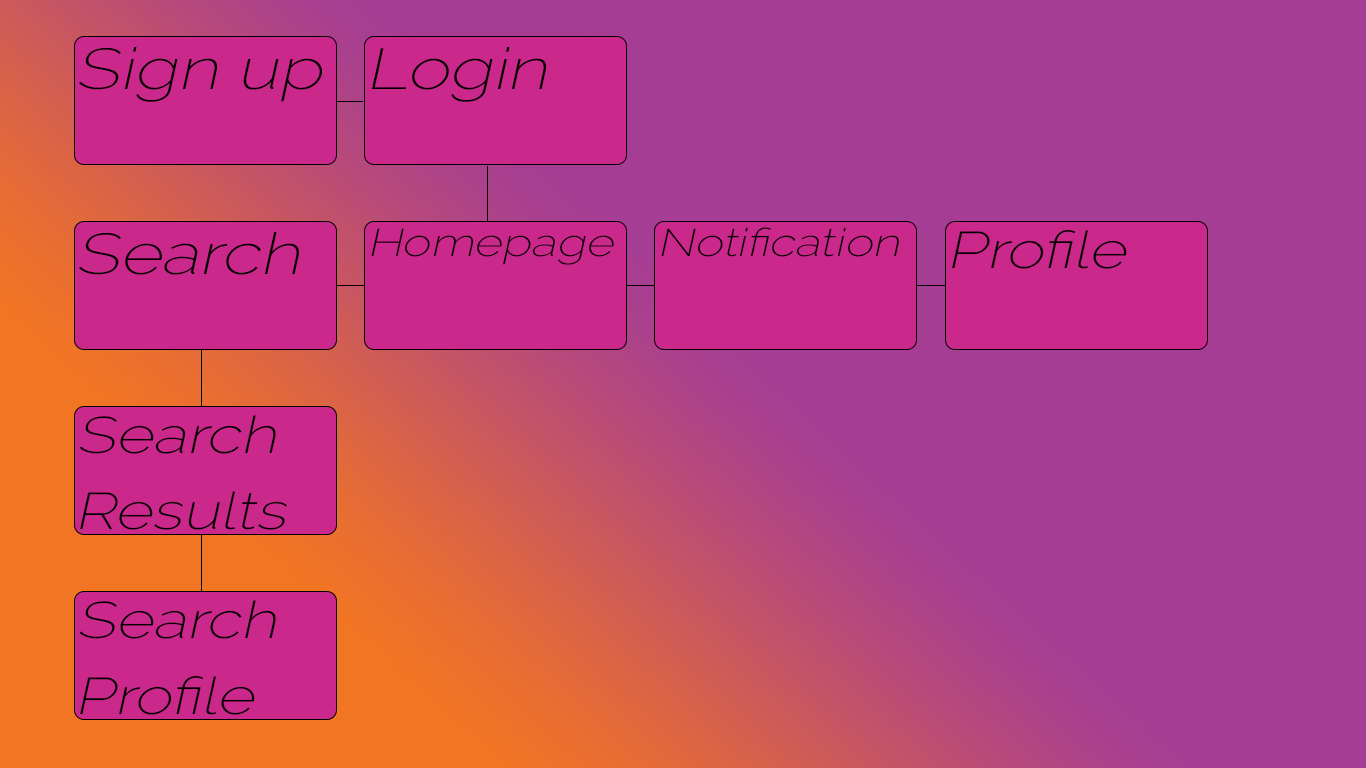
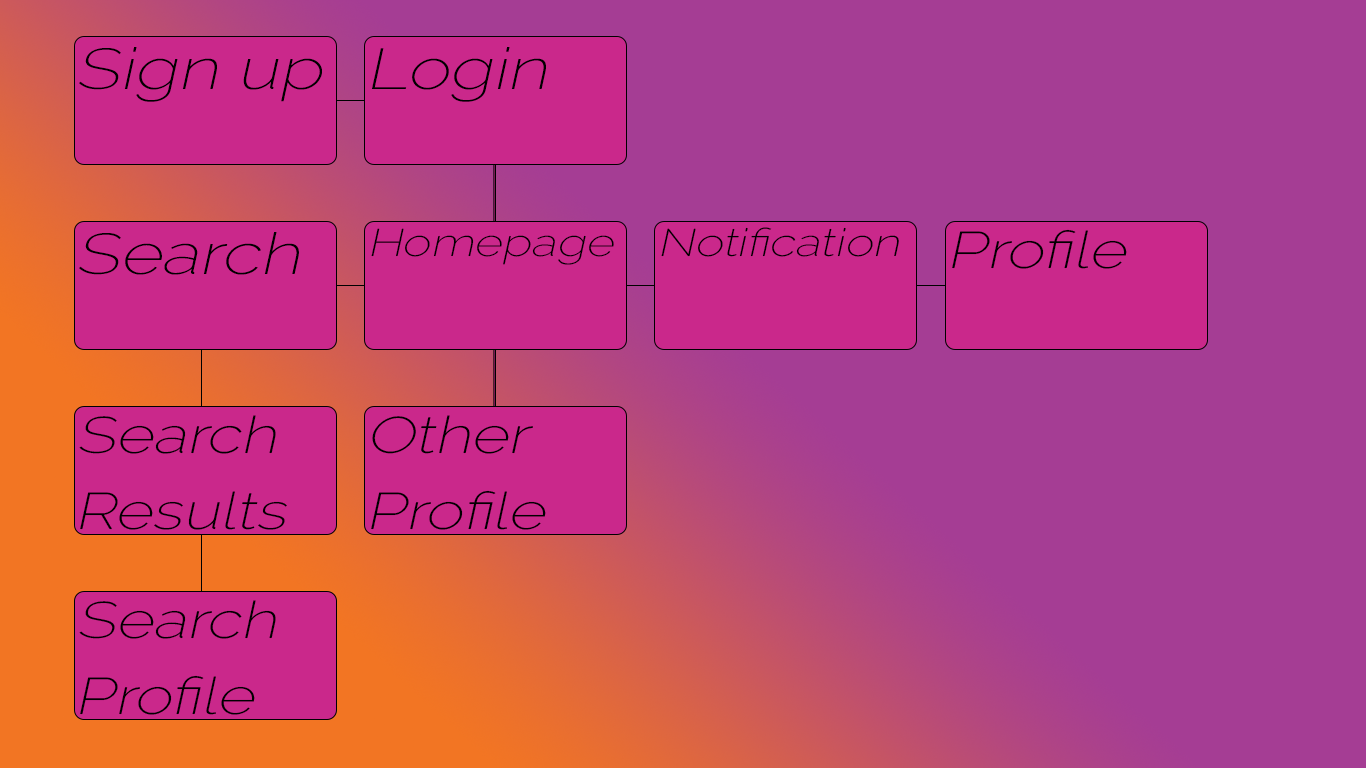
The second 1366 x 768 image is a revision of the first. Changes to its layers:
painted on "Rounded Rectangle 1 copy 3" over [78, 346, 333, 348]
painted on "Rounded Rectangle 1 copy 7" over [949, 346, 1204, 348]
painted on "Rounded Rectangle 1 copy 4" over [658, 346, 913, 348]
added layer "Other Profile" in group "Artboard 1" over [371, 415, 546, 530]
added layer "Rounded Rectangle 1 copy 8" in group "Artboard 1" over [364, 406, 627, 535]
painted on "Rounded Rectangle 1 copy 2" over [368, 346, 623, 348]
added layer "Shape 4" in group "Artboard 1" over [337, 100, 364, 101]
painted on "Shape 1" over [337, 101, 496, 535]
